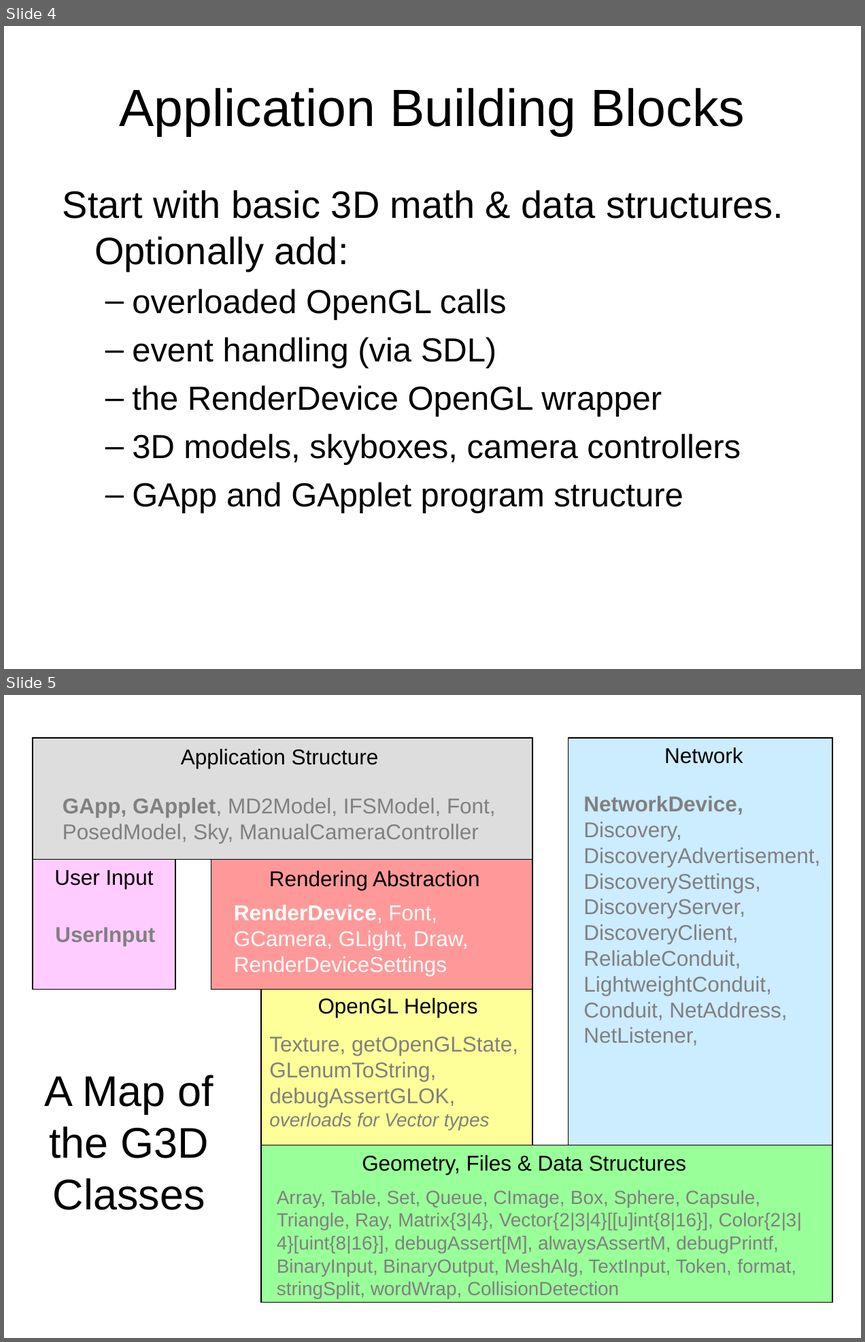
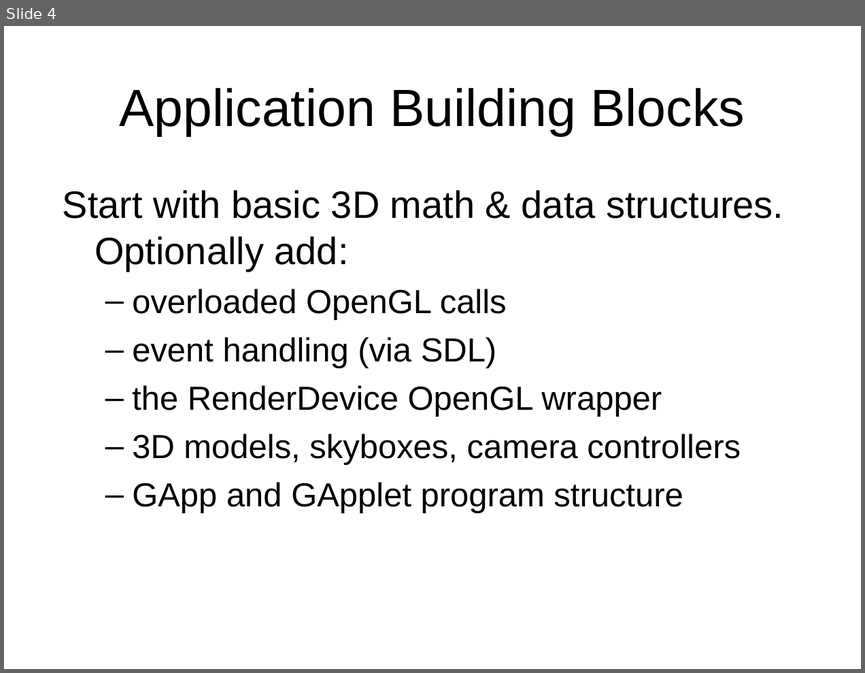
Before and after one commit to luaman/g3d-cpp, a slide deck: source/G3D-Overview.ppt. Shown one above the other, each under a label of ours: slides 4 and 5 before the commit, slide 4 after it. The pictures are 865x1342 and 865x673 pixels, drawn with LibreOffice and Linux fonts; fonts in the diff are those of the drawing; background and template pictures are left out. Boxes give left, top, right and bottom in pixels: in the first picture for what was removed or moved away, otherwise in the second. Text is boxed around its words. In the diff, an @@ line names an element or a change of style, - is before the commit and + after.

```diff
--- a/source/G3D-Overview.ppt
+++ b/source/G3D-Overview.ppt
@@ slide 5 removed at <box>4,695,861,1338</box>, background #FFFFFF @@
@@ rectangle removed at <box>33,738,532,860</box> @@
@@ text removed at <box>181,749,379,768</box> @@
-Application Structure
@@ rectangle removed at <box>568,738,832,1145</box> @@
@@ text removed at <box>664,747,742,764</box> @@
-Network
@@ text removed at <box>583,796,820,1045</box> @@
-NetworkDevice, Discovery, DiscoveryAdvertisement, DiscoverySettings, DiscoveryServer, DiscoveryClient, ReliableConduit, LightweightConduit, Conduit, NetAddress, NetListener,
@@ text removed at <box>62,798,496,843</box> @@
-GApp, GApplet, MD2Model, IFSModel, Font, PosedModel, Sky, ManualCameraController
@@ rectangle removed at <box>33,860,175,989</box> @@
@@ text removed at <box>54,870,154,889</box> @@
-User Input
@@ rectangle removed at <box>211,860,532,989</box> @@
@@ text removed at <box>269,870,479,890</box> @@
-Rendering Abstraction
@@ text removed at <box>234,904,468,976</box> @@
-RenderDevice, Font, GCamera, GLight, Draw, RenderDeviceSettings
@@ text removed at <box>55,927,155,946</box> @@
-UserInput
@@ rectangle removed at <box>261,988,532,1145</box> @@
@@ text removed at <box>318,998,477,1017</box> @@
-OpenGL Helpers
@@ text removed at <box>269,1036,518,1130</box> @@
-Texture, getOpenGLState, GLenumToString, debugAssertGLOK, overloads for Vector types
@@ text removed at <box>44,1074,213,1210</box> @@
-A Map of the G3D Classes
@@ rectangle removed at <box>261,1145,832,1302</box> @@
@@ text removed at <box>362,1155,686,1174</box> @@
-Geometry, Files & Data Structures
@@ text removed at <box>277,1190,802,1298</box> @@
-Array, Table, Set, Queue, CImage, Box, Sphere, Capsule, Triangle, Ray, Matrix{3|4}, Vector{2|3|4}[[u]int{8|16}], Color{2|3|4}[uint{8|16}], debugAssert[M], alwaysAssertM, debugPrintf, BinaryInput, BinaryOutput, MeshAlg, TextInput, Token, format, stringSplit, wordWrap, CollisionDetection
```
Also in this commit, not shown: 3 slides changed, 3 other files.
